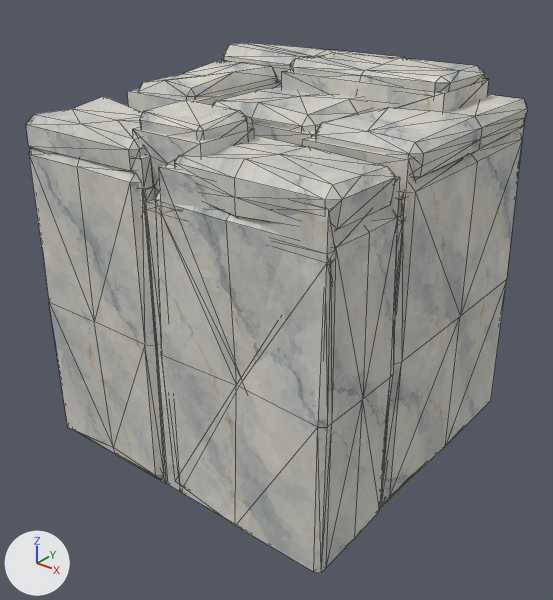
An edit to the glTF model assets/custom/models/wall_stone_05.glb, drawn before and after from the same camera.
Before and after are seen from a 50 mm camera at (9.296, -1.661, 1.444) aimed at (8.021, -0.068, 0.456). Every picture has the same lights, and +X, +Y and +Z are marked at lower left. The older version comes first. Mesh edges are drawn as thin lines. Vertices at exactly the same position are counted once.

The older version as bpy lines, for what is in view:
```python
me_wallstone05_closedstoneassembly = bpy.data.meshes.new('WallStone05_ClosedStoneAssembly')
me_wallstone05_closedstoneassembly.from_pydata(...)  # 1076 vertices, 2092 faces; spans x -0.5..0.5, y -0.5..0.5, z 0.0..1.102
me_wallstone05_closedstoneassembly.materials.append(mat_quarrymarble_pbr)
ob_wallstone05 = bpy.data.objects.new('WallStone05', me_wallstone05_closedstoneassembly)
ob_wallstone05.location = (8.0, 0.0, 0.0)
```
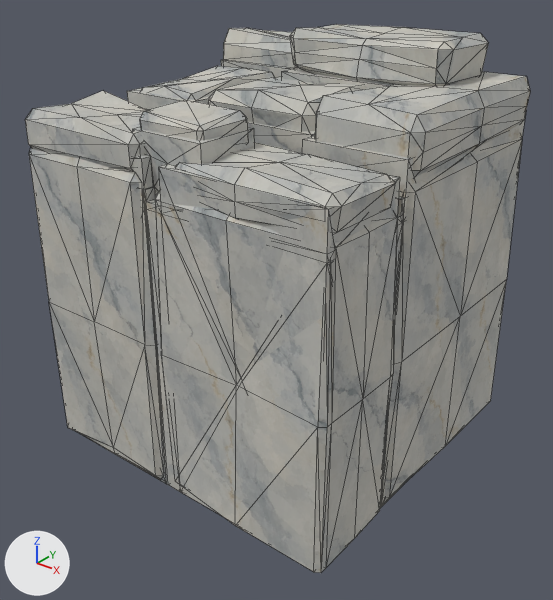
Diff of the bpy script that builds the scene:
```diff
--- a/assets/custom/models/wall_stone_05.glb.py
+++ b/assets/custom/models/wall_stone_05.glb.py
@@ me_wallstone05_closedstoneassembly @@
 # used by ob_wallstone05; location = (8.0, 0.0, 0.0)
-me_wallstone05_closedstoneassembly.from_pydata(...)  # 1076 vertices, 2092 faces; spans x -0.5..0.5, y -0.5..0.5, z 0.0..1.102
+me_wallstone05_closedstoneassembly.from_pydata(...)  # 1076 vertices, 2092 faces; spans x -0.5..0.5, y -0.5..0.5, z 0.0..1.187
+# me_wallstone05_closedstoneassembly part 1: the loose piece of 44 vertices spanning x -0.5..0.122, y 0.269..0.5, z 0.966..1.101 is scaled about its middle by (1, 1, 1.37), then moved by (0.0, 0.0, 0.025)
+# me_wallstone05_closedstoneassembly part 2: the loose piece of 34 vertices spanning x -0.492..-0.223, y -0.134..0.269, z 0.922..1.065 is scaled about its middle by (1, 1, 0.874), then moved by (0.0, 0.0, -0.009)
+# me_wallstone05_closedstoneassembly part 3: the loose piece of 54 vertices spanning x -0.208..0.187, y -0.136..0.278, z 0.828..1.035 is scaled about its middle by (1, 1, 1.15), then moved by (0.0, 0.0, 0.016)
+# me_wallstone05_closedstoneassembly part 4: the loose piece of 34 vertices spanning x -0.5..-0.064, y -0.5..-0.192, z 0.876..1.013 is scaled about its middle by (1, 1, 1.12), then moved by (0.0, 0.0, 0.008)
+# me_wallstone05_closedstoneassembly part 5: the loose piece of 44 vertices spanning x 0.013..0.495, y -0.497..-0.216, z 0.854..1.006 is scaled about its middle by (1, 1, 0.869), then moved by (0.0, 0.0, -0.01)
+# me_wallstone05_closedstoneassembly part 6: the loose piece of 44 vertices spanning x 0.196..0.499, y -0.167..0.488, z 0.912..1.022 is scaled about its middle by (1, 1, 1.59), then moved by (0.0, 0.0, 0.032)
+# me_wallstone05_closedstoneassembly part 7: the loose piece of 44 vertices spanning x -0.135..0.389, y 0.155..0.419, z 0.985..1.102 is scaled about its middle by (1, 1, 1.3), then moved by (0.0, 0.0, 0.067)
 me_wallstone05_closedstoneassembly.materials.append(mat_quarrymarble_pbr)
```

What differs and where, as boxes [x1, y1, x2, y2] in the pictures (553 x 600 px; the box of a moved part takes in the faces that stretch with it):
'WallStone05', reshaped: before [26, 43, 528, 573]; after [25, 24, 530, 573]
part 1 of me_wallstone05_closedstoneassembly, moved or reshaped: before [224, 43, 405, 68]; after [223, 28, 298, 69]
part 2 of me_wallstone05_closedstoneassembly, moved or reshaped: before [138, 61, 277, 100]; after [142, 66, 275, 100]
part 3 of me_wallstone05_closedstoneassembly, moved or reshaped: before [212, 87, 372, 131]; after [208, 77, 367, 132]
part 4 of me_wallstone05_closedstoneassembly, moved or reshaped: before [26, 96, 146, 173]; after [25, 91, 149, 171]
part 5 of me_wallstone05_closedstoneassembly, moved or reshaped: before [175, 135, 396, 230]; after [176, 142, 395, 233]
part 6 of me_wallstone05_closedstoneassembly, moved or reshaped: before [316, 94, 528, 181]; after [315, 72, 530, 177]
part 7 of me_wallstone05_closedstoneassembly, moved or reshaped: before [290, 53, 485, 92]; after [290, 24, 488, 86]
